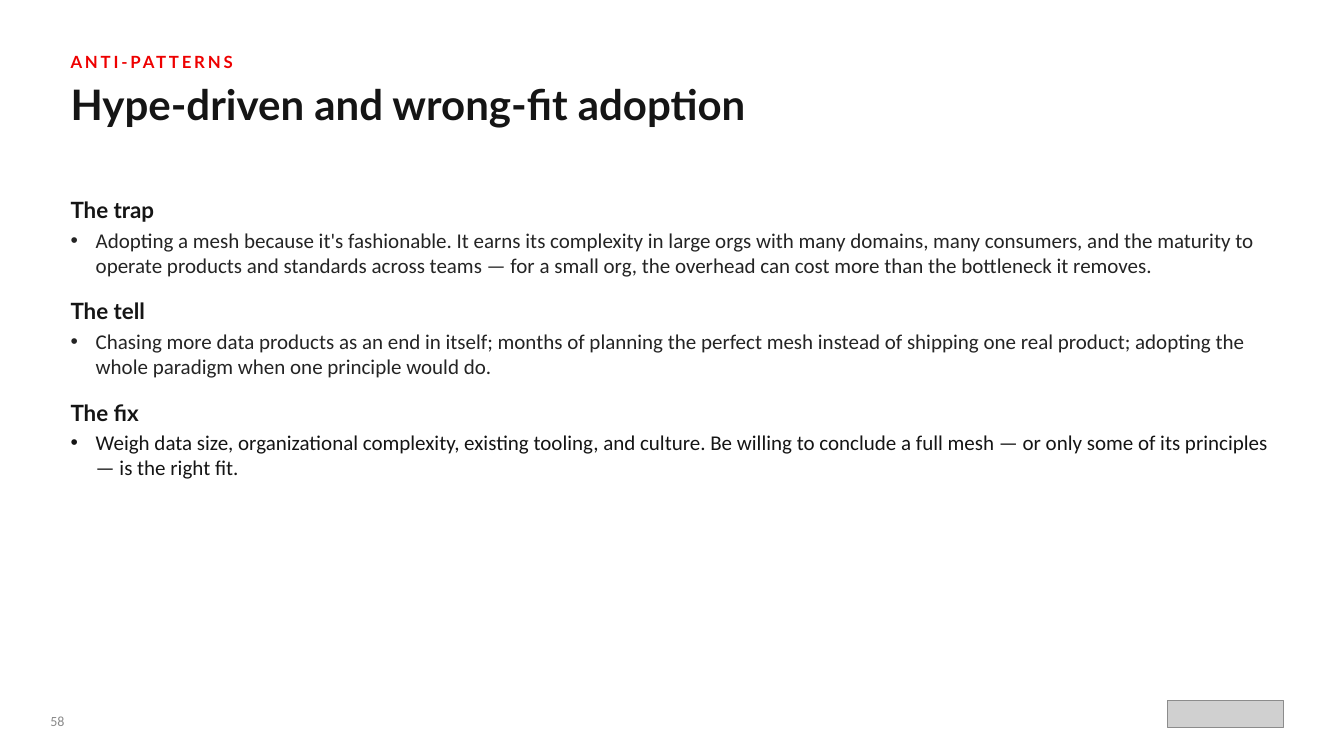
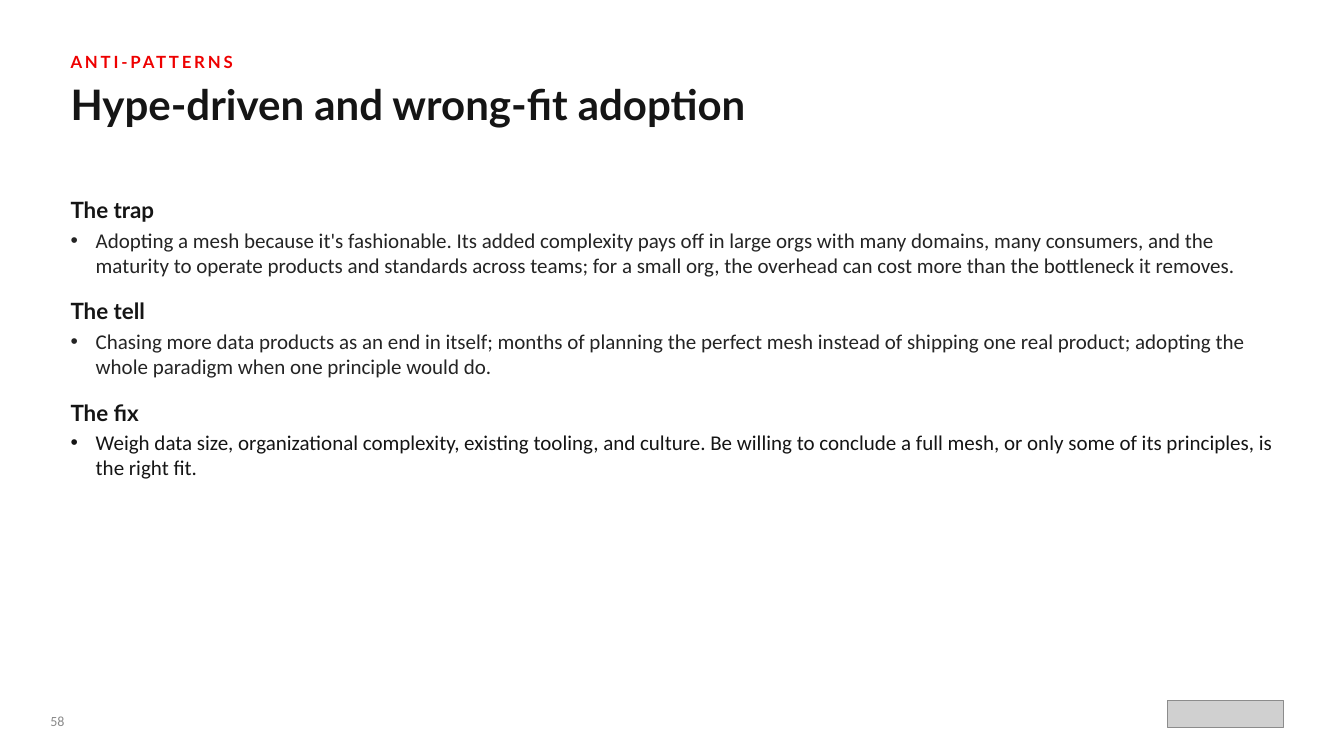
Before and after one commit to patterncatalyst/datamesh-reference-arch-python, a slide deck: slide 59 of presentation/data-mesh-openshift/Data_Mesh_on_OpenShift.pptx. Drawn at 1344x756 pixels with LibreOffice and Linux fonts; fonts in the diff are those of the drawing; grey boxes stand for pictures. Boxes give left, top, right and bottom in pixels: in the first picture for what was removed or moved away, otherwise in the second. Text is boxed around its words. In the diff, an @@ line names an element or a change of style, - is before the commit and + after.

Commit message:
docs(deck): professional-voice pass on the data-mesh decks
Remove em dashes, chapter/section cross-references, and ban-tier verbal
tics (deliberately, earns its place, load-bearing, worth noticing, honest,
on purpose, not a toy, rest of this deck) from The Data Mesh 101 and
Data Mesh on OpenShift pptxgenjs sources, then rebuild both decks.

```diff
--- a/presentation/data-mesh-openshift/Data_Mesh_on_OpenShift.pptx
+++ b/presentation/data-mesh-openshift/Data_Mesh_on_OpenShift.pptx
@@ text at bbox=[96, 233, 1234, 277]: text changed @@
-• Adopting a mesh because it's fashionable. It earns its complexity in large orgs with many domains, many consumers, and the maturity to operate products and standards across teams — for a small org, the overhead can cost more than the bottleneck it removes.
+• Adopting a mesh because it's fashionable. Its added complexity pays off in large orgs with many domains, many consumers, and the maturity to operate products and standards across teams; for a small org, the overhead can cost more than the bottleneck it removes.
@@ text at bbox=[96, 435, 1272, 479]: text changed @@
-• Weigh data size, organizational complexity, existing tooling, and culture. Be willing to conclude a full mesh — or only some of its principles — is the right fit.
+• Weigh data size, organizational complexity, existing tooling, and culture. Be willing to conclude a full mesh, or only some of its principles, is the right fit.
```
Also in this commit, not shown: 53 other slides changed, 4 other files.
